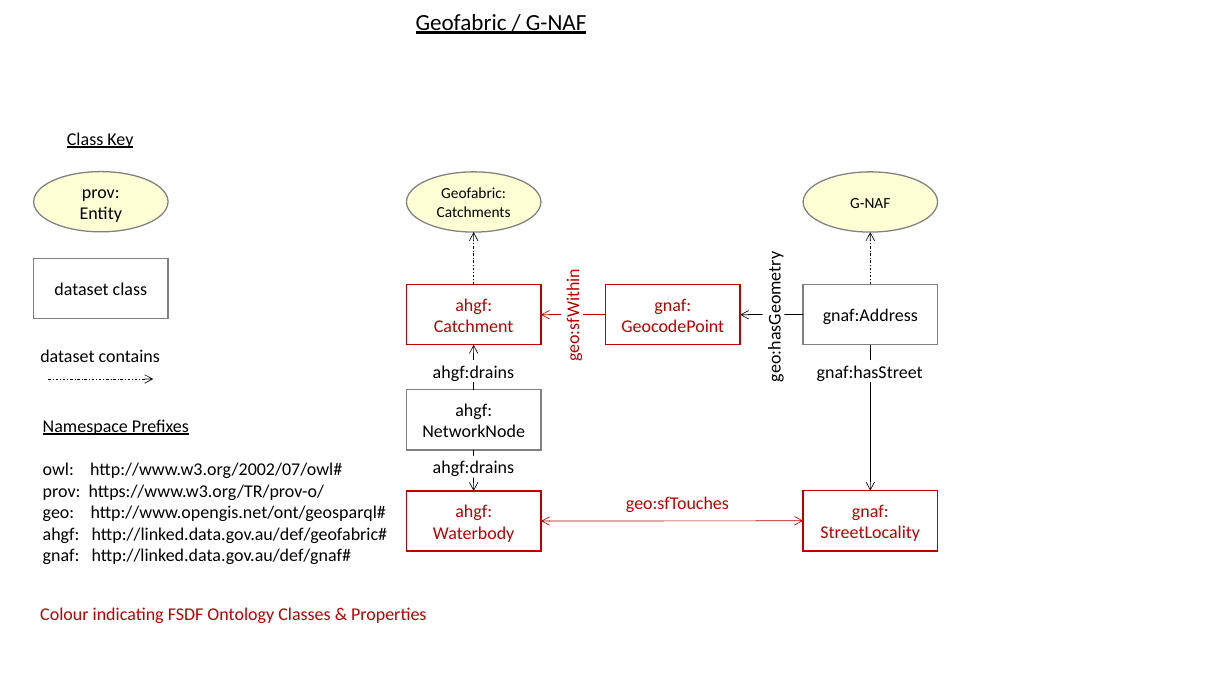
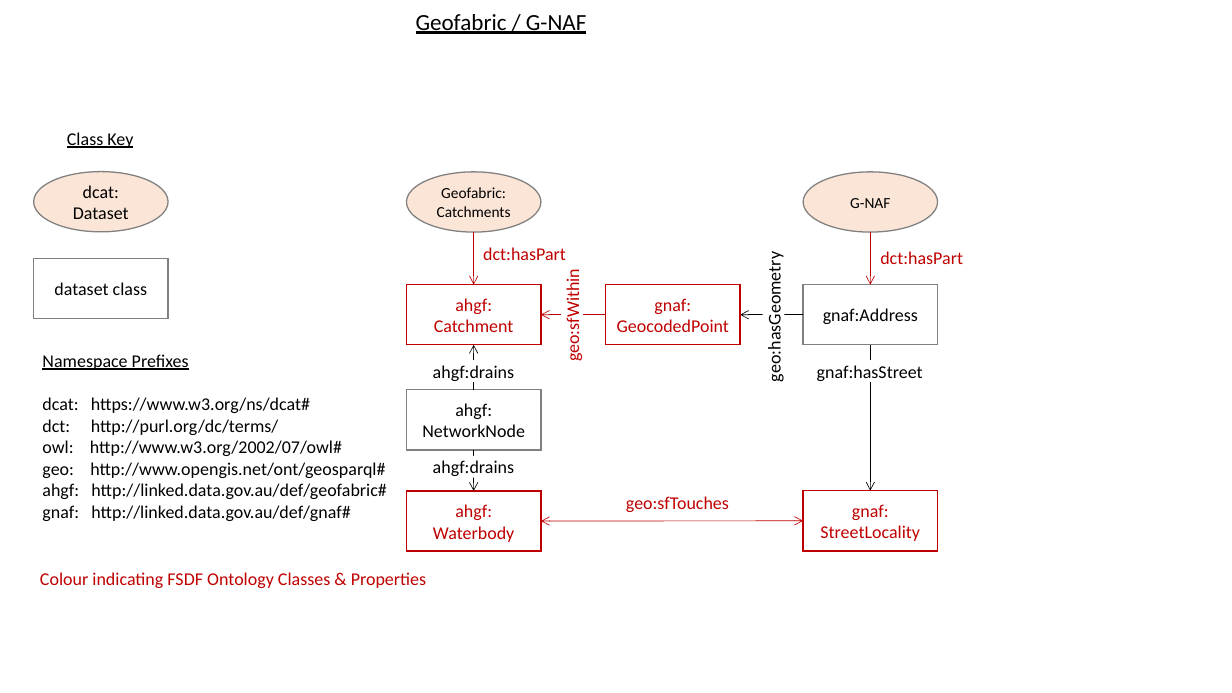
Before and after one commit to GeoscienceAustralia/fsdf-ont, a slide deck: slide 4 of docs/fsdf-ont-images.pptx. Drawn at 1232x693 pixels with LibreOffice and Linux fonts; fonts in the diff are those of the drawing. Boxes give left, top, right and bottom in pixels: in the first picture for what was removed or moved away, otherwise in the second. Text is boxed around its words. In the diff, an @@ line names an element or a change of style, - is before the commit and + after.

```diff
--- a/docs/fsdf-ont-images.pptx
+++ b/docs/fsdf-ont-images.pptx
@@ fill #FFFFD6 to #FBE5D6 in 3 elements at <box>407,172,542,232</box>, <box>803,172,938,232</box>, <box>33,172,168,232</box> @@
@@ text in ellipse at <box>73,185,129,219</box>: text changed @@
-prov: Entity
+dcat: Dataset
@@ arrow (474, 285) - (474, 232): stroke #000000 0.5 pt dashed to #C00000 0.5 pt; arrowheads changed @@
@@ arrow (871, 285) - (871, 232): stroke #000000 0.5 pt dashed to #C00000 0.5 pt; arrowheads changed @@
@@ text added at <box>483,247,566,260</box>, 14 pt, text #C00000 @@
+dct:hasPart
@@ text added at <box>880,251,963,264</box>, 14 pt, text #C00000 @@
+dct:hasPart
@@ text in rectangle at <box>617,298,729,332</box>: text changed @@
-gnaf:
-GeocodePoint
+gnaf:
+GeocodedPoint
@@ text "Namespace Prefixes": place and size @@
-text "Namespace Prefixes" at <box>43,419,387,564</box>
+text "Namespace Prefixes" at <box>42,354,386,521</box>
@@ text removed at <box>40,349,160,362</box> @@
-dataset contains
@@ arrow removed from (48, 379) to (153, 379) @@
@@ text at <box>42,397,342,456</box>: text changed @@
-owl: http://www.w3.org/2002/07/owl#
-prov: https://www.w3.org/TR/prov-o/
+dcat: https://www.w3.org/ns/dcat#
+dct: http://purl.org/dc/terms/
+owl: http://www.w3.org/2002/07/owl#
@@ text "Colour indicating FSDF Ontology Classes ...": place and size @@
-text "Colour indicating FSDF Ontology Classes ..." at <box>40,607,426,623</box>
+text "Colour indicating FSDF Ontology Classes ..." at <box>40,572,426,588</box>
```
Also in this commit, not shown: 2 other slides changed, 1 slide added, 10 other files.
